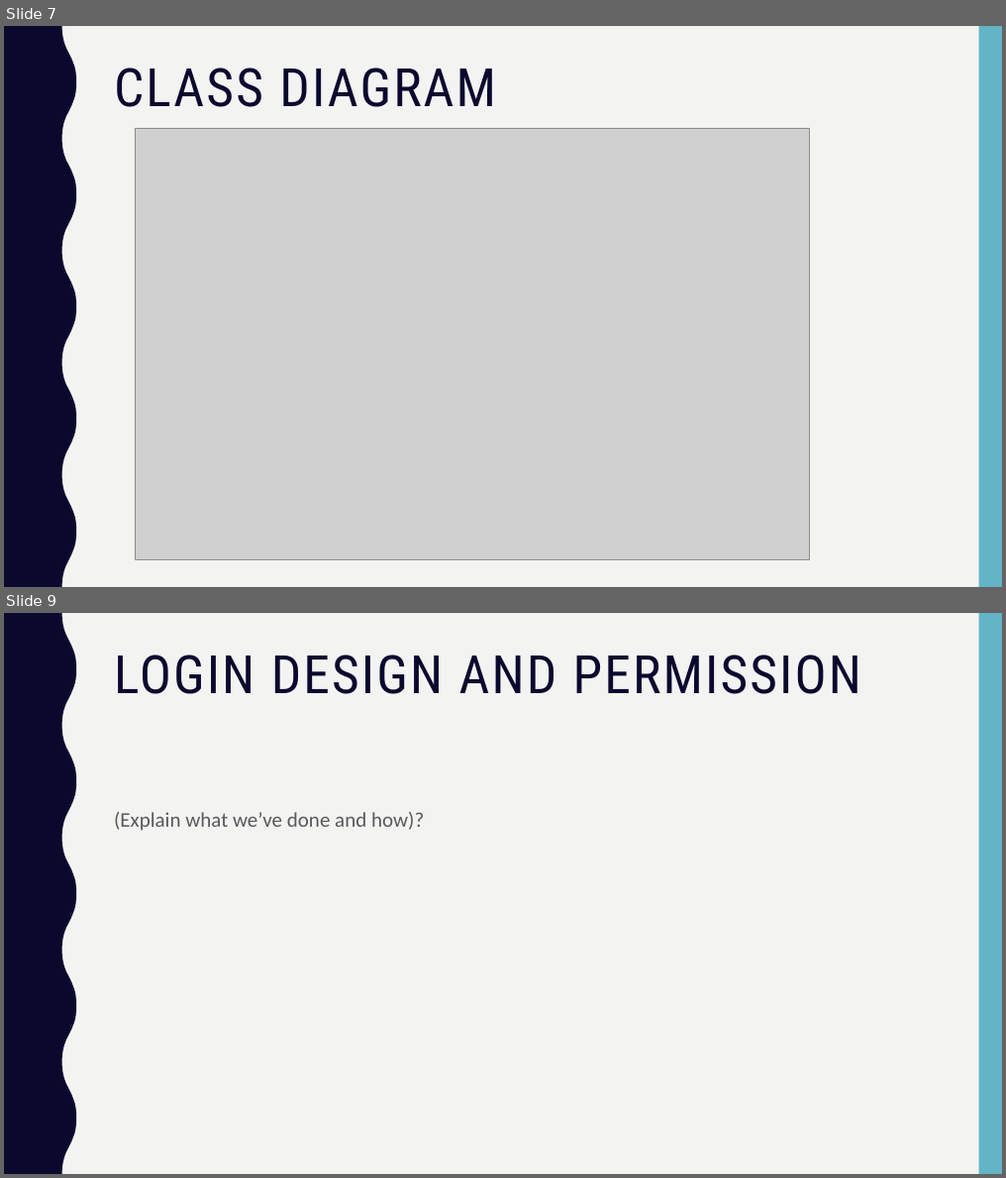
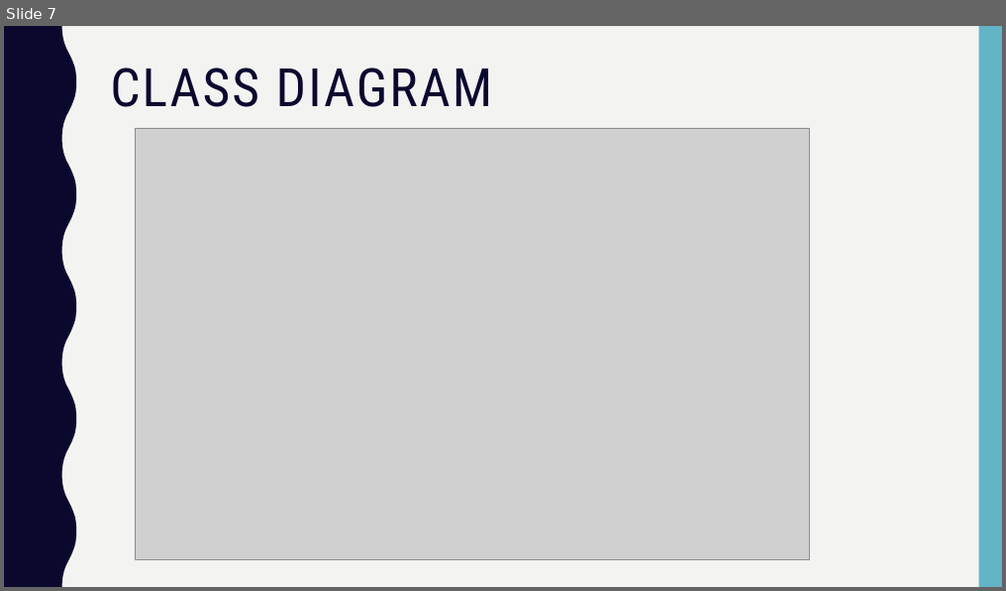
Before and after one commit to george98788/Enterprise-systems-development, a slide deck: Group 10 Sprint_1.pptx. Shown one above the other, each under a label of ours: slides 7 and 9 before the commit, slide 7 after it; the slides between them are not shown. The pictures are 1006x1178 and 1006x591 pixels, drawn with LibreOffice and Linux fonts; fonts in the diff are those of the drawing; grey boxes stand for pictures. Boxes give left, top, right and bottom in pixels: in the first picture for what was removed or moved away, otherwise in the second. Text is boxed around its words. In the diff, an @@ line names an element or a change of style, - is before the commit and + after.

```diff
--- a/Group 10 Sprint_1.pptx
+++ b/Group 10 Sprint_1.pptx
@@ slide 9 removed at [4,613,1002,1174], background #F3F3F2; not listed: 2 template elements that a slide beside it also shows @@
@@ title removed at [114,655,861,694] @@
-LOGIN DESIGN AND PERMISSION
@@ text removed at [114,812,424,831] @@
-(Explain what we’ve done and how)?
@@ slide 7 changed as well @@
@@ title "CLASS DIAGRAM": place and size @@
-title "CLASS DIAGRAM" at [114,68,496,107]
+title "CLASS DIAGRAM" at [110,68,493,107]
```
Also in this commit, not shown: 6 other slides changed, 5 slides added, 2 other slides removed.
